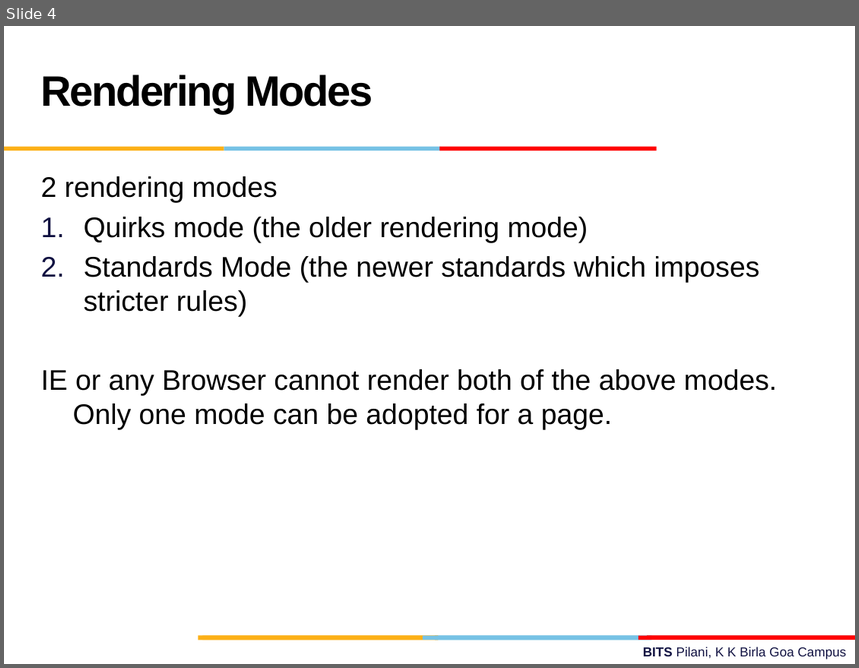
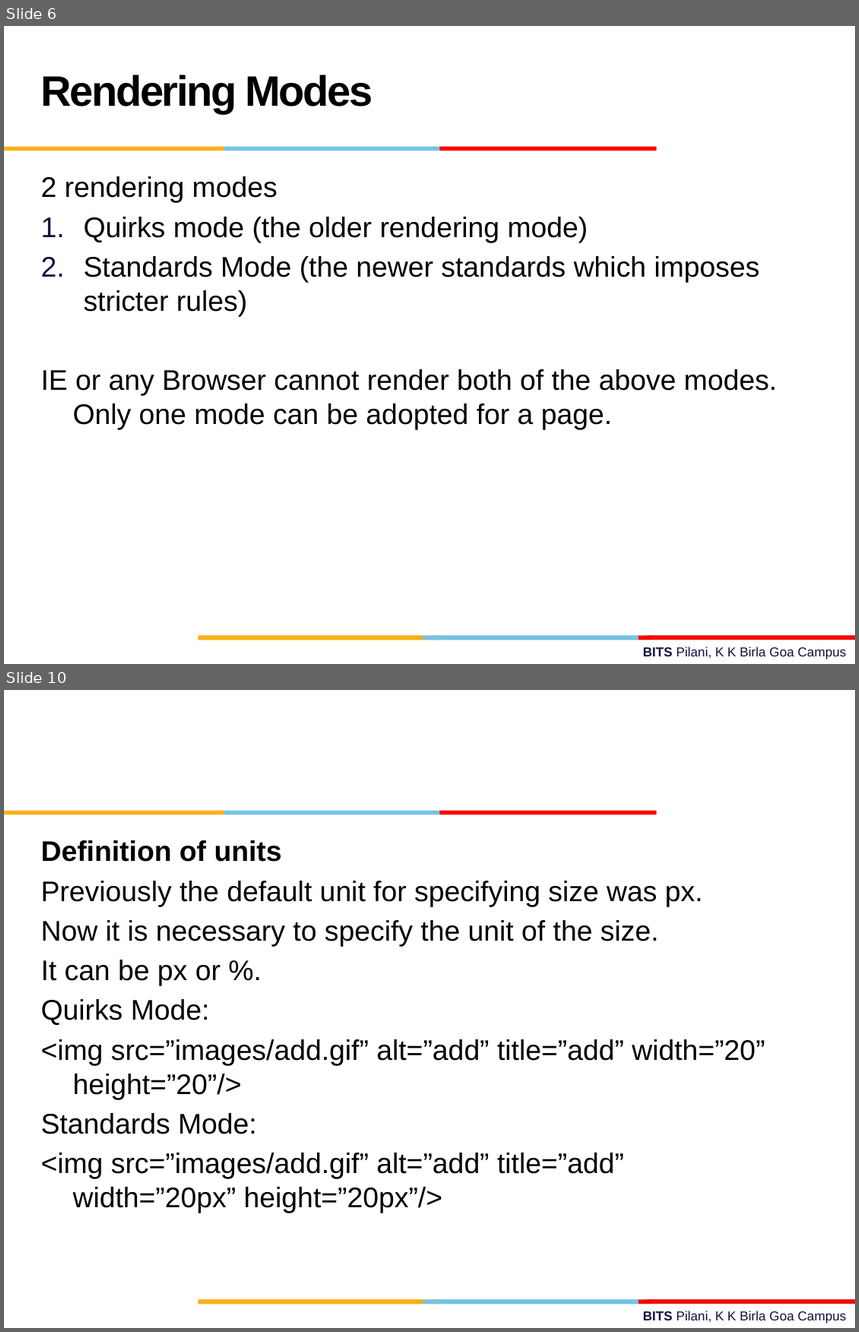
Before and after one commit to vidgit/Web_Projects, a slide deck: Report.pptx. Shown one above the other, each under a label of ours: slide 4 before the commit, slides 6 and 10 after it; the slides between them are not shown. The pictures are 859x668 and 859x1332 pixels, drawn with LibreOffice and Linux fonts; fonts in the diff are those of the drawing; background and template pictures are left out. Boxes give left, top, right and bottom in pixels: in the first picture for what was removed or moved away, otherwise in the second. Text is boxed around its words. In the diff, an @@ line names an element or a change of style, - is before the commit and + after.

```diff
--- a/Report.pptx
+++ b/Report.pptx
@@ slide 10 added at [4, 690, 855, 1328], background #FFFFFF; not listed: 10 template elements that a slide beside it also shows @@
@@ text added at [41, 840, 765, 1214], 24 pt, text #000000 @@
+Definition of units
+Previously the default unit for specifying size was px.
+Now it is necessary to specify the unit of the size.
+It can be px or %.
+Quirks Mode:
+<img src=”images/add.gif” alt=”add” title=”add” width=”20” height=”20”/>
+Standards Mode:
+<img src=”images/add.gif” alt=”add” title=”add” width=”20px” height=”20px”/>
@@ what was slide 4 is now slide 6 @@
```
Also in this commit, not shown: 1 slide changed, 28 other slides added, 1 slide removed, 1 other file.
